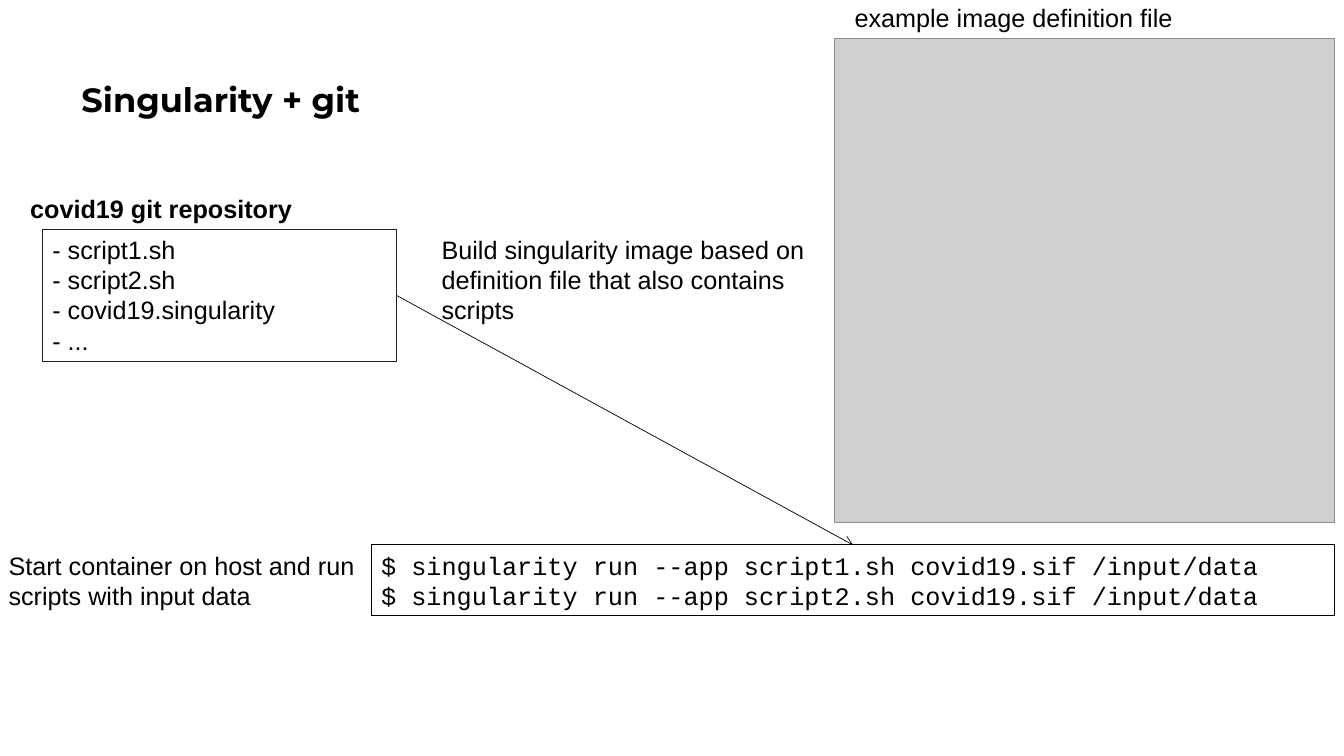
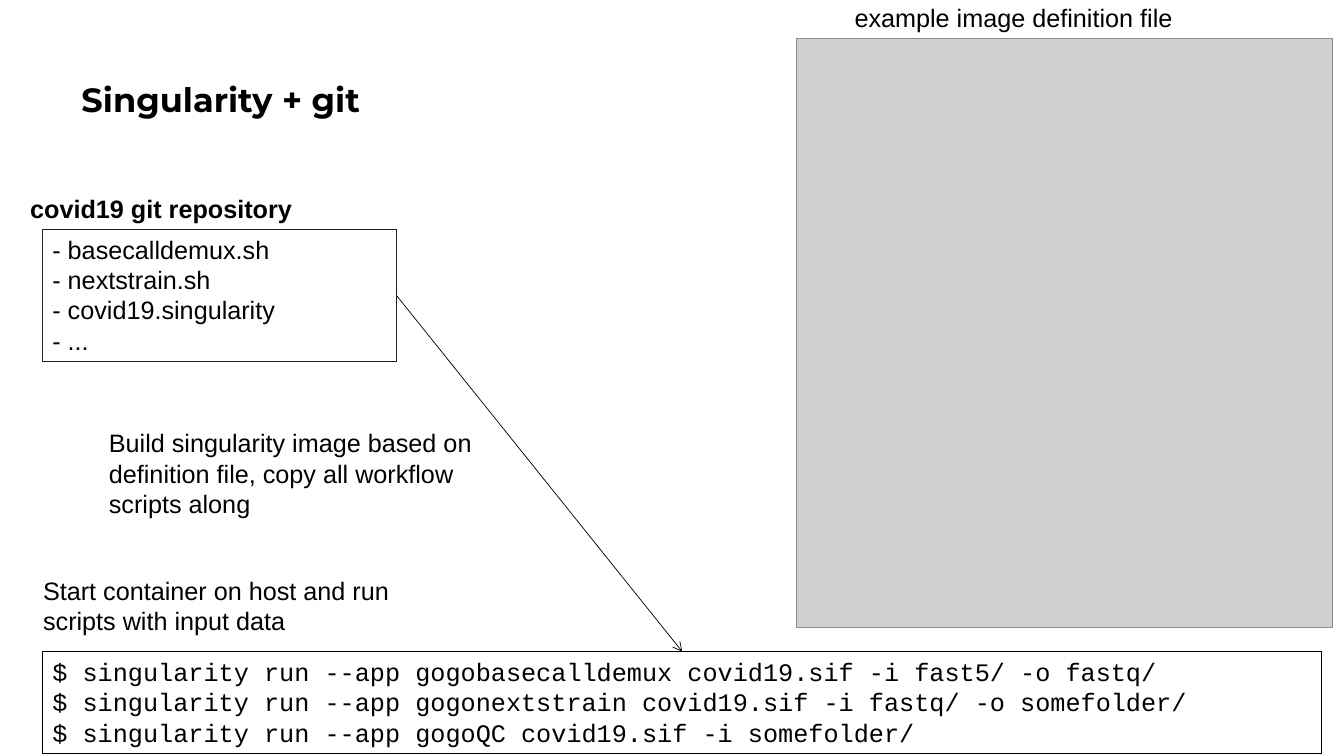
Before and after one commit to TYMichaelsen/covid19, a slide deck: slide 12 of Basic git and singularity.pptx. Drawn at 1344x756 pixels with LibreOffice and Linux fonts; fonts in the diff are those of the drawing; grey boxes stand for pictures. Boxes give left, top, right and bottom in pixels: in the first picture for what was removed or moved away, otherwise in the second. Text is boxed around its words. In the diff, an @@ line names an element or a change of style, - is before the commit and + after.

Commit message:
adjusted image def file example + how to build on secure server

```diff
--- a/Basic git and singularity.pptx
+++ b/Basic git and singularity.pptx
@@ picture: place and size @@
-picture at (835,38,1335,522)
+picture at (797,38,1333,628)
@@ text in rectangle at (68,240,270,290): text changed @@
-- script1.sh
-- script2.sh
+- basecalldemux.sh
+- nextstrain.sh
@@ arrow moved from (396, 295) - (853, 545) to (396, 295) - (683, 651) @@
@@ text at (109,433,471,518): text changed @@
-Build singularity image based on definition file that also contains scripts
+Build singularity image based on definition file, copy all workflow scripts along
@@ text "Start container on host and ...": place and size @@
-text "Start container on host and ..." at (9,556,354,611)
+text "Start container on host and ..." at (43,581,388,636)
@@ rectangle "$ singularity run --app gogobasecalldemux ...": place and size @@
-rectangle "$ singularity run --app gogobasecalldemux ..." at (371,545,1335,617)
+rectangle "$ singularity run --app gogobasecalldemux ..." at (42,651,1322,753)
@@ text in rectangle at (83,663,1186,748): text changed @@
-$ singularity run --app script1.sh covid19.sif /input/data
-$ singularity run --app script2.sh covid19.sif /input/data
+$ singularity run --app gogobasecalldemux covid19.sif -i fast5/ -o fastq/
+$ singularity run --app gogonextstrain covid19.sif -i fastq/ -o somefolder/
+$ singularity run --app gogoQC covid19.sif -i somefolder/
```
Also in this commit, not shown: 1 slide added.
